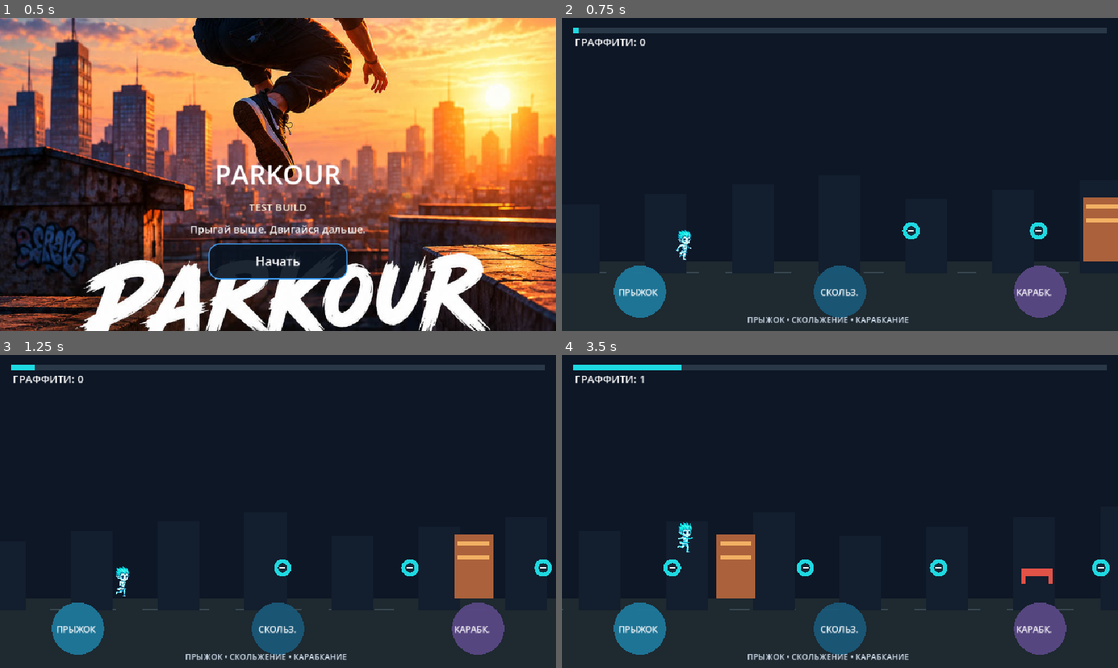
Above: before the commit, frames 1-4 (two rows, left to right).
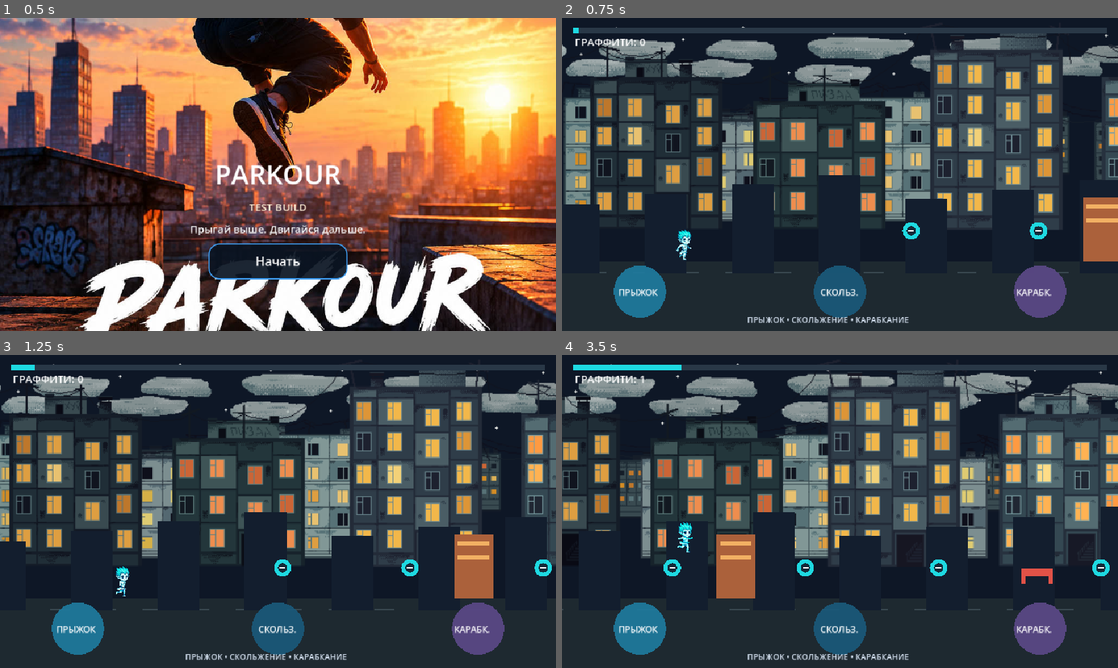
Above: after the commit, the same moments.

Repository: starden-opsv/Parkour
Game: Godot game, scene res://main.tscn
The game is run twice, just before and just after one commit, with the same random seed, the same clock (stepped at 60 frames per second) and the same inputs.
Inputs (mouse positions are in pixels of both pictures, inside the frame that each line leads up to):
- Up to frame 1 (0.5 s): no input
- Up to frame 2 (0.75 s): click "Начать" at 0.5 s
- Up to frame 3 (1.25 s): no input
- Up to frame 4 (3.5 s): tap Enter at 1.25, 2.1 s; move the mouse to (962, 495) at 1.27 s; hold Up 1.28-2.03 s; tap R at 1.35 s; click (962, 495) at 1.42 s; tap Space at 1.52, 2.27 s; move the mouse to (728, 527) at 2.02 s; hold Down 2.03-2.78 s; move the mouse to (895, 442) at 2.77 s; hold Up from 2.78 s (still down); tap C at 2.85 s

Frame 1 is identical in both runs. In frame 2, 33% of the frame differs, in the area x 0-100%, y 2-68%; in frame 3, 33%; in frame 4, 36%.

Commit message:
Add endless layered city parallax background to level

Diff:
--- a/level_1.gd
+++ b/level_1.gd
@@ -35,8 +35,19 @@
 var character_anim_time := 0.0
 var player_sprite: AnimatedSprite2D
 var was_airborne := false
+var parallax_layers: Array[Dictionary] = []
+const PARALLAX_LAYER_DEFS := [
+	{"path": "res://assets/background/post_soviet_city_parallax/post_soviet_city_parallax/layer_2_stars.png", "speed": 0.015},
+	{"path": "res://assets/background/post_soviet_city_parallax/post_soviet_city_parallax/layer_3_moon.png", "speed": 0.02},
+	{"path": "res://assets/background/post_soviet_city_parallax/post_soviet_city_parallax/layer_4_clouds_1.png", "speed": 0.035},
+	{"path": "res://assets/background/post_soviet_city_parallax/post_soviet_city_parallax/layer_5_clouds_2.png", "speed": 0.055},
+	{"path": "res://assets/background/post_soviet_city_parallax/post_soviet_city_parallax/layer_6_far_buildings.png", "speed": 0.10},
+	{"path": "res://assets/background/post_soviet_city_parallax/post_soviet_city_parallax/layer_7_bg_buildings.png", "speed": 0.17},
+	{"path": "res://assets/background/post_soviet_city_parallax/post_soviet_city_parallax/layer_8_fg_buildings.png", "speed": 0.28}
+]
 
 func _ready() -> void:
+	_load_parallax_layers()
 	for _i in PICKUP_POSITIONS.size():
 		collected.append(false)
 	player_y = _ground_y() - PLAYER_HEIGHT
@@ -243,12 +254,35 @@
 	else:
 		jump_requested = true
 
+func _load_parallax_layers() -> void:
+	parallax_layers.clear()
+	for layer_def in PARALLAX_LAYER_DEFS:
+		var texture := load(str(layer_def["path"])) as Texture2D
+		if texture == null:
+			push_warning("Parallax layer missing: " + str(layer_def["path"]))
+			continue
+		parallax_layers.append({"texture": texture, "speed": float(layer_def["speed"])})
+
+func _draw_parallax_layer(texture: Texture2D, speed: float, ground: float) -> void:
+	# Fit each layer to the viewport height, then repeat it horizontally.
+	# Wrapping the offset by the tile width avoids gaps during endless running.
+	var tile_height := maxf(ground, 1.0)
+	var scale_factor := tile_height / float(texture.get_height())
+	var tile_width := maxf(float(texture.get_width()) * scale_factor, 1.0)
+	var offset := fmod(world_x * speed, tile_width)
+	var x := -offset
+	while x < size.x:
+		draw_texture_rect(texture, Rect2(Vector2(x, 0.0), Vector2(tile_width, tile_height)), false)
+		x += tile_width
+
 func _draw() -> void:
 	var w := size.x
 	var h := size.y
 	var ground := _ground_y()
 	var player_x := _player_screen_x()
 	draw_rect(Rect2(Vector2.ZERO, size), Color(0.055, 0.09, 0.15))
+	for layer in parallax_layers:
+		_draw_parallax_layer(layer["texture"] as Texture2D, float(layer["speed"]), ground)
 	draw_rect(Rect2(0, ground, w, h - ground), Color(0.12, 0.16, 0.19))
 	for i in range(0, int(w) + 80, 80):
 		var x := float(i) - fmod(world_x, 80.0)
